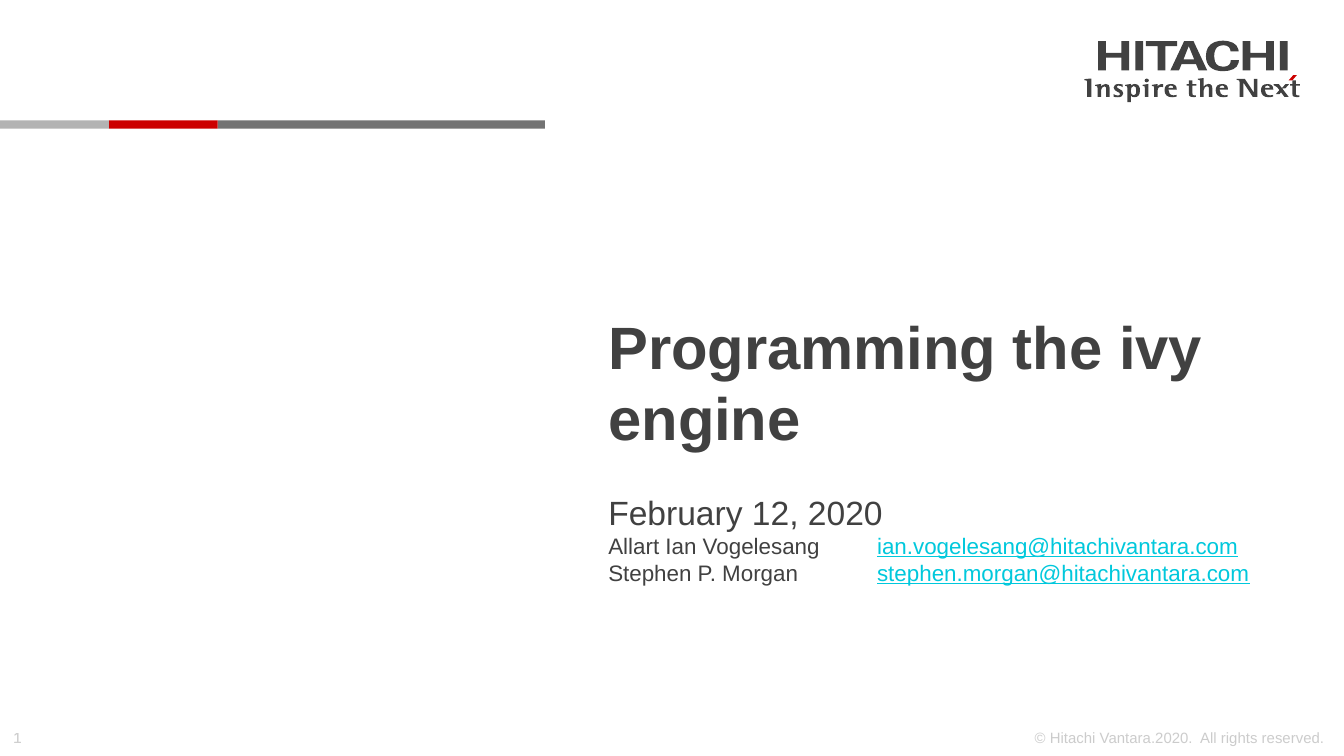
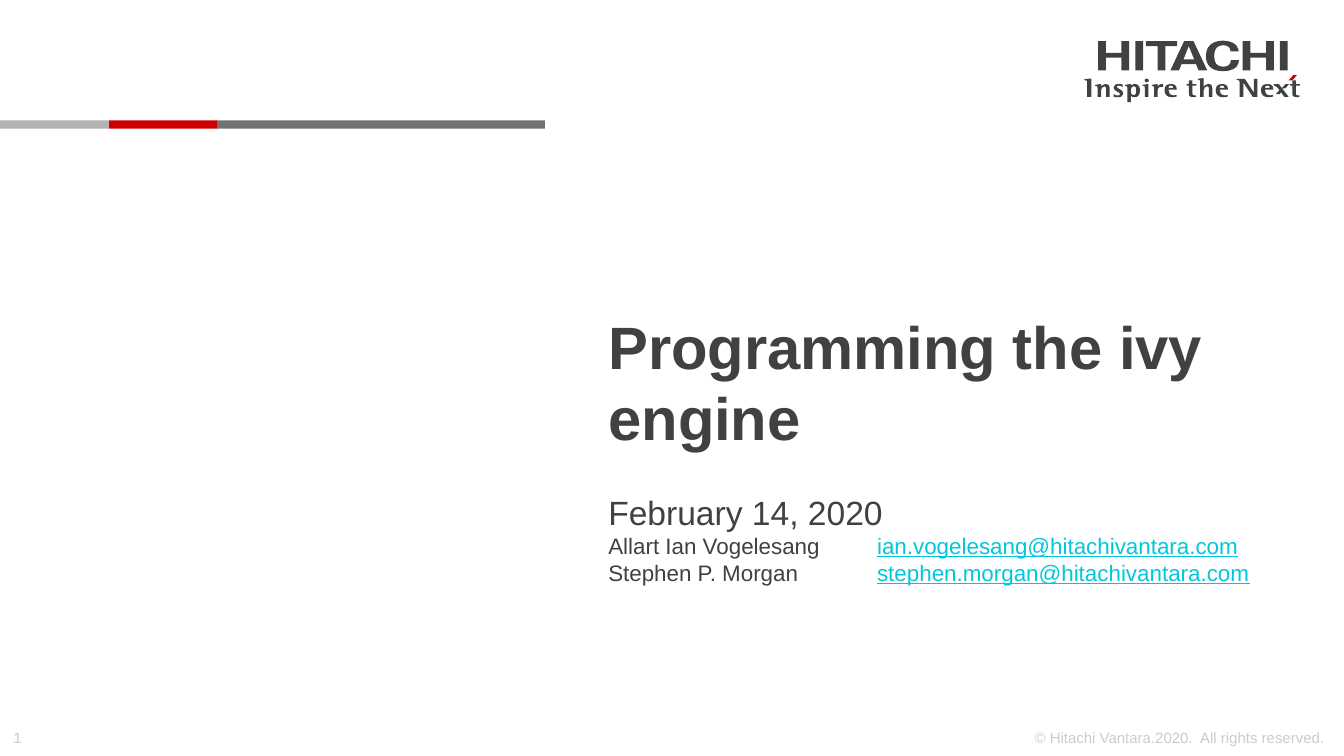
Before and after one commit to Hitachi-Data-Systems/ivy, a slide deck: slide 1 of doc/Programming the ivy engine.pptx. Drawn at 1344x756 pixels with LibreOffice and Linux fonts; fonts in the diff are those of the drawing; background and template pictures are left out. Boxes give left, top, right and bottom in pixels: in the first picture for what was removed or moved away, otherwise in the second. Text is boxed around its words. In the diff, an @@ line names an element or a change of style, - is before the commit and + after.

Commit message:
add round_robin to Programming the ivy engine

```diff
--- a/doc/Programming the ivy engine.pptx
+++ b/doc/Programming the ivy engine.pptx
@@ subtitle at box(608, 500, 883, 531): text changed @@
-February 12, 2020
+February 14, 2020
```
Also in this commit, not shown: 1 other file.
